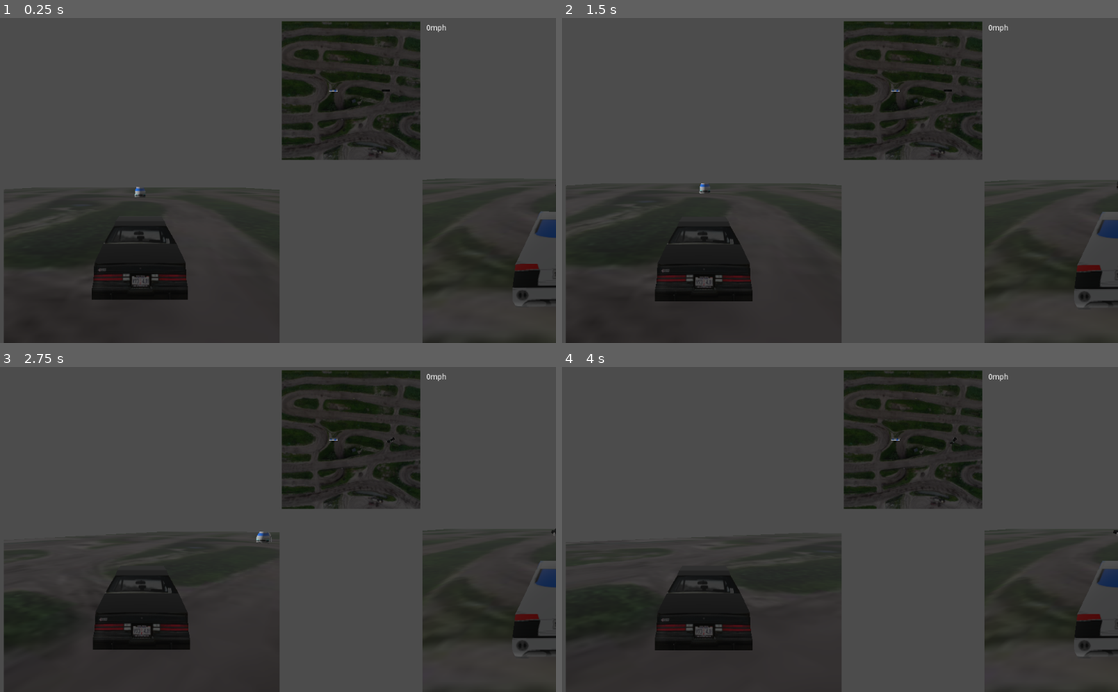
Above: before the commit, frames 1-4 (two rows, left to right).
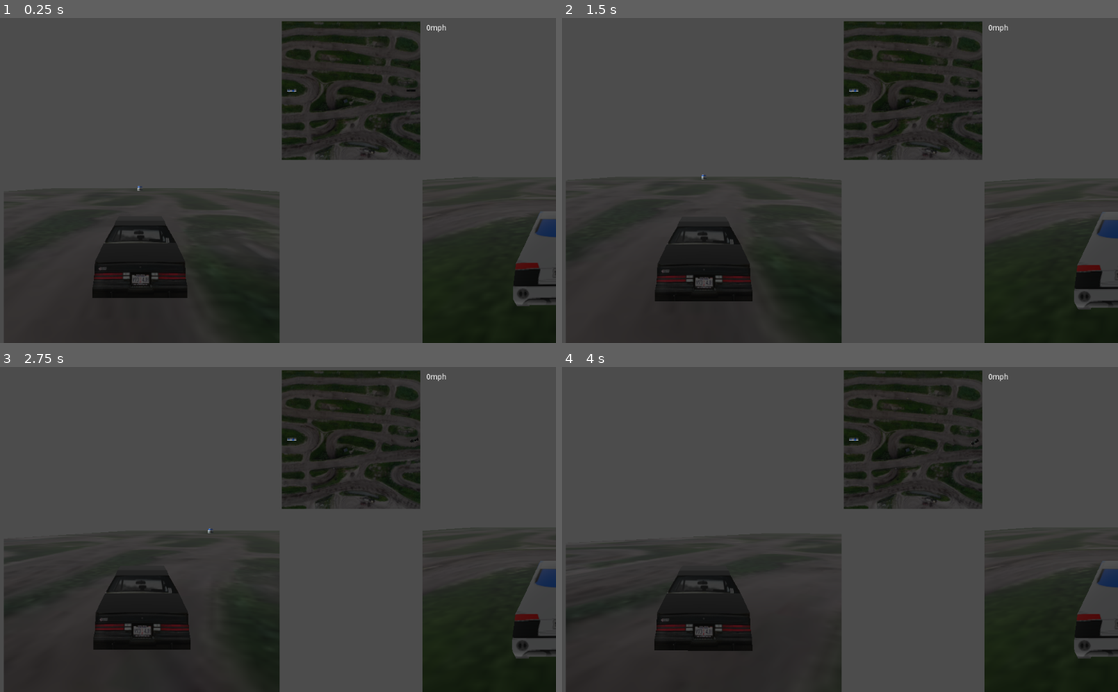
Above: after the commit, the same moments.

Repository: Dprosevski/CSCI438-Final
Game: Godot game, scene res://Final.tscn
The game is run twice, just before and just after one commit, with the same random seed, the same clock (stepped at 60 frames per second) and the same inputs.
Inputs:
- Up to frame 1 (0.25 s): no input
- Up to frame 2 (1.5 s): hold Right (move_right) 0.53-1.28 s; hold Down (move_down) from 1.28 s (still down)
- Up to frame 3 (2.75 s): release Down (move_down) at 2.03 s; hold Right (move_right) from 2.03 s (still down)
- Up to frame 4 (4 s): release Right (move_right) at 2.78 s; hold Up (move_up) 2.78-3.53 s; hold Left (move_left) from 3.53 s (still down)

The runs differ from the first frame. In frame 1, 7.2% of the frame differs, in the area x 7-100%, y 1-100%; in frame 2, 7.0%; in frame 3, 5.9%; in frame 4, 4.7%.

Commit message:
final commit, 2

Diff:
--- a/Car1.gd
+++ b/Car1.gd
@@ -2,9 +2,9 @@
 
 signal speedChange
 
-export var SPEED1 = 500
-export var initialPos = Vector3(0,0,0)
-export var hp1 = 1000
+export var SPEED1 = 200
+export var initialPos = Vector3(0,1,0)
+export var hp1 = 500
 
 var once = false
 
--- a/Car1.tscn
+++ b/Car1.tscn
@@ -105,7 +105,7 @@
 }
 
 [node name="VehicleBody" type="VehicleBody"]
-mass = 169.594
+mass = 54.6388
 continuous_cd = true
 contacts_reported = 1
 
@@ -125,12 +125,12 @@
 use_as_traction = true
 wheel_roll_influence = 0.01
 wheel_radius = 0.7
-wheel_friction_slip = 6.0
-suspension_travel = 0.5
+wheel_friction_slip = 10.0
+suspension_travel = 0.1
 suspension_stiffness = 60.0
 suspension_max_force = 8000.0
-damping_compression = 10.0
-damping_relaxation = 10.0
+damping_compression = 0.8
+damping_relaxation = 0.9
 
 [node name="Cylinder" type="MeshInstance" parent="backR"]
 transform = Transform( 2.80938e-07, -0.973, -1.05697e-07, -0.7, -3.90503e-07, -5.28485e-08, 5.28485e-08, 1.46919e-07, -0.7, -1.1011, 1.86768, 0 )
@@ -144,11 +144,11 @@
 wheel_roll_influence = 0.0
 wheel_radius = 0.7
 wheel_friction_slip = 80.0
-suspension_travel = 0.5
-suspension_stiffness = 40.0
+suspension_travel = 0.1
+suspension_stiffness = 80.0
 suspension_max_force = 8000.0
-damping_compression = 10.0
-damping_relaxation = 10.0
+damping_compression = 0.5
+damping_relaxation = 0.7
 
 [node name="Cylinder003" type="MeshInstance" parent="frontR"]
 transform = Transform( 2.80938e-07, -0.973, -1.05697e-07, -0.7, -3.90503e-07, -5.28485e-08, 5.28485e-08, 1.46919e-07, -0.7, -1.07656, 1.868, 0 )
@@ -160,12 +160,12 @@
 use_as_traction = true
 wheel_roll_influence = 0.01
 wheel_radius = 0.7
-wheel_friction_slip = 6.0
-suspension_travel = 0.5
+wheel_friction_slip = 10.0
+suspension_travel = 0.1
 suspension_stiffness = 60.0
 suspension_max_force = 8000.0
-damping_compression = 10.0
-damping_relaxation = 10.0
+damping_compression = 0.8
+damping_relaxation = 0.9
 
 [node name="Cylinder002" type="MeshInstance" parent="backL"]
 transform = Transform( -3.0598e-08, 0.973, 0, -0.7, -4.25312e-08, 0, 0, 0, 0.7, 1.03107, 1.868, 0 )
@@ -179,11 +179,11 @@
 wheel_roll_influence = 0.0
 wheel_radius = 0.7
 wheel_friction_slip = 80.0
-suspension_travel = 0.5
-suspension_stiffness = 40.0
+suspension_travel = 0.1
+suspension_stiffness = 80.0
 suspension_max_force = 8000.0
-damping_compression = 10.0
-damping_relaxation = 10.0
+damping_compression = 0.5
+damping_relaxation = 0.7
 
 [node name="Cylinder001" type="MeshInstance" parent="frontL"]
 transform = Transform( -3.0598e-08, 0.974, 0, -0.7, -4.25749e-08, 0, 0, 0, 0.7, 1.09833, 1.868, 0 )
--- a/Car2.gd
+++ b/Car2.gd
@@ -5,10 +5,10 @@
 signal speedChange
 signal timerChange
 
-export var SPEED2 = 500
-export var initialPos = Vector3(0,0,0)
-export var hp2 = 1000
-export var timer = 30
+export var SPEED2 = 300
+export var initialPos = Vector3(0,1,0)
+export var hp2 = 500
+export var timer = 30 #timer between hits
 
 var once = false
 
@@ -17,23 +17,24 @@
 var speed2 = 0
 var rot = 0
 
+
 func _physics_process(delta):
 	if (once == false):
 		initialPos = get_global_transform().origin
 
 		once = true
 
+	#var engineIdle = AudioStreamPlayer.new()
+	#self.add_child(engineIdle)
+	#engineIdle.stream = load("res://engineIdle.wav")
+	#engineIdle.play()
+
 	emit_signal("speedChange")
 	emit_signal("timerChange")
-
 
 	var need_speed = 0
 	var need_rot = 0
 
-
-	if (timer < 0):
-		get_tree().reload_current_scene()
-		print("Its a draw")
 
 	if Input.is_action_pressed("ui_left"):
 		need_rot = ROT
@@ -65,6 +66,11 @@
 
 
 func _on_car1_body_entered(body):
+	var collisionSlow = AudioStreamPlayer.new()
+	self.add_child(collisionSlow)
+	collisionSlow.stream = load("res://collisionSlow.wav")
+	collisionSlow.play()
+
 	timer = 30
 	if body.get_name() == "car2":
 		speed1 = get_parent().get_node("car1").speed
@@ -75,7 +81,7 @@
 			damage = speed2 - speed1
 			hp1 -= damage
 
-		if (speed2 < speed1):
+		if (speed1 > speed2):
 			print("car 1 is faster")
 			damage = speed1 - speed2
 			hp2 -= damage
@@ -83,5 +89,6 @@
 		#WINNER
 		print("car1 " + String(round(hp1)))
 		print("car2 " + String(round(hp2)))
-
+		get_parent().get_node("car1").hp1 = hp1
+		get_parent().get_node("car2").hp2 = hp2
 		emit_signal("hpChange")
--- a/Final.gd
+++ b/Final.gd
@@ -8,7 +8,10 @@
 
 
 func _ready():
-	pass
+	var bgMusic = AudioStreamPlayer.new()
+	self.add_child(bgMusic)
+	bgMusic.stream = load("res://bgMusic.wav")
+	bgMusic.play()
 
 
 func _process(delta):
--- a/Final.tscn
+++ b/Final.tscn
@@ -49,7 +49,7 @@
 material/0 = null
 
 [node name="car1" parent="." instance=ExtResource( 2 )]
-transform = Transform( -1.62921e-07, 0, 1, 0, 1, 0, -1, 0, -1.62921e-07, 30, 1, 0 )
+transform = Transform( -1.62921e-07, 0, 1, 0, 1, 0, -1, 0, -1.62921e-07, 70, 1.376, -0.023 )
 continuous_cd = false
 contact_monitor = true
 script = ExtResource( 3 )
@@ -58,7 +58,7 @@
 transform = Transform( 1, 0, 0, 0, 1, 0, 0, 0, 1, 0, 4, 14 )
 
 [node name="car2" parent="." instance=ExtResource( 1 )]
-transform = Transform( 1, 0, 0, 0, 1, 0, 0, 0, 1, -30, 1, 0 )
+transform = Transform( 1, 0, 0, 0, 1, 0, 0, 0, 1, -70, 1, 0 )
 continuous_cd = false
 contact_monitor = true
 script = ExtResource( 9 )
@@ -88,7 +88,7 @@
 
 [node name="InterpolatedCamera1" type="InterpolatedCamera" parent="Screen/car1/Viewport"]
 transform = Transform( -1.62921e-07, 0, -1, 0, 1, 0, 1, 0, -1.62921e-07, 0, 0, 0 )
-far = 200.0
+far = 400.0
 target = NodePath("../../../../car1/Spatial")
 speed = 100.0
 enabled = true
@@ -113,7 +113,7 @@
 render_target_update_mode = 3
 
 [node name="Camera" type="Camera" parent="Screen/minimap/Viewport"]
-transform = Transform( 1, 0, 0, 0, -1.62921e-07, 1, 0, -1, -1.62921e-07, -10, 120, 0 )
+transform = Transform( 1, 0, 0, 0, -1.62921e-07, 1, 0, -1, -1.62921e-07, 0, 120, 0 )
 far = 150.0
 
 [node name="car2" type="ViewportContainer" parent="Screen"]
@@ -130,7 +130,7 @@
 
 [node name="InterpolatedCamera2" type="InterpolatedCamera" parent="Screen/car2/Viewport"]
 transform = Transform( -1.62921e-07, 0, -1, 0, 1, 0, 1, 0, -1.62921e-07, 0, 0, 0 )
-far = 200.0
+far = 400.0
 target = NodePath("../../../../car2/Spatial")
 speed = 100.0
 enabled = true
@@ -142,23 +142,23 @@
 margin_bottom = 20.3917
 script = ExtResource( 8 )
 
-[node name="hp" type="ViewportContainer" parent="Screen"]
+[node name="stats" type="ViewportContainer" parent="Screen"]
 margin_left = 1283.0
 margin_right = 1283.0
 margin_bottom = 596.0
 
-[node name="hp" type="Label" parent="Screen/hp"]
+[node name="hp" type="Label" parent="Screen/stats"]
 margin_right = 40.0
 margin_bottom = 14.0
 script = ExtResource( 5 )
 
-[node name="timer" type="Label" parent="Screen/hp"]
+[node name="timer" type="Label" parent="Screen/stats"]
 margin_right = 40.0
 margin_bottom = 14.0
 valign = 1
 script = ExtResource( 10 )
 [connection signal="body_entered" from="car1" to="car2" method="_on_car1_body_entered"]
 [connection signal="speedChange" from="car1" to="Screen/car1/Viewport/speed1" method="_on_car1_speedChange"]
-[connection signal="hpChange" from="car2" to="Screen/hp/hp" method="_on_car2_hpChange"]
+[connection signal="hpChange" from="car2" to="Screen/stats/hp" method="_on_car2_hpChange"]
 [connection signal="speedChange" from="car2" to="Screen/car2/Viewport/speed2" method="_on_car2_speedChange"]
-[connection signal="timerChange" from="car2" to="Screen/hp/timer" method="_on_car2_timerChange"]
+[connection signal="timerChange" from="car2" to="Screen/stats/timer" method="_on_car2_timerChange"]
--- /dev/null
+++ b/HSlider.gd
@@ -0,0 +1 @@
+extends HSlider
--- /dev/null
+++ b/Node.gd
@@ -0,0 +1,10 @@
+extends Node
+
+
+func _ready():
+	#var bgMusic = AudioStreamPlayer.new()
+	#self.add_child(bgMusic)
+	#bgMusic.stream = load("res://bgMusic.wav")
+	#bgMusic.set_volume(0.5)
+	#bgMusic.play()
+	pass
--- /dev/null
+++ b/bgMusic.gd
@@ -0,0 +1,12 @@
+extends Spatial
+
+
+var bgMusic = AudioStreamPlayer.new()
+
+
+
+func _ready():
+	self.add_child(bgMusic)
+	bgMusic.stream = load("res://Imports/bgMusic.mp3")
+	bgMusic.play()
+	pass
--- a/hp.gd
+++ b/hp.gd
@@ -1,16 +1,16 @@
 extends Label
 
-func _ready():
-	text = "HP car 1:\n\nHP car 2:\n"
+func _ready():#initial hp
+	text = "HP car 1: \n500\n\nHP car 2: \n500\n"
 	pass
 
-func _on_car2_hpChange():
+func _on_car2_hpChange(): #function gets called on hp change
 	var hp1 = get_parent().get_parent().get_parent().get_node("car1").hp1
 	var hp2 = get_parent().get_parent().get_parent().get_node("car2").hp2
 	text = "HP car 1:\n" + String(round(hp1)) + "\nHP car 2:\n" + String(round(hp2))
 	var delay = Timer.new()
 
-	if (hp1 <= 0 || hp2 <= 0):
+	if (hp1 <= 0 || hp2 <= 0): #if any car reaches 0 hp
 		if (hp1 <= 0):
 			hp1 = 0
 			print("Player 2 is the winner!")
@@ -19,9 +19,19 @@
 			hp2 = 0
 			print("Player 1 is the winner!")
 			text = "Player 1 is \nthe winner!"
+
+		#play sound
+		var explosion = AudioStreamPlayer.new()
+		self.add_child(explosion)
+		explosion.stream = load("res://explosion.wav")
+		explosion.play()
+
+		#set 3 sec delay
 		delay.set_wait_time(3)
 		delay.set_one_shot(true)
 		self.add_child(delay)
 		delay.start()
 		yield(delay, "timeout")
+
+		#reset game
 		get_tree().reload_current_scene()
--- a/speed2.gd
+++ b/speed2.gd
@@ -1,4 +1,5 @@
 extends Label
+
 
 
 func _ready():
--- a/timer.gd
+++ b/timer.gd
@@ -1,6 +1,6 @@
 extends Label
 
-
+var delay = Timer.new()
 
 func _ready():
 	pass
@@ -9,3 +9,8 @@
 func _on_car2_timerChange():
 	var timer = get_parent().get_parent().get_parent().get_node("car2").timer
 	text = "\n\n\n\n\nTime left \nuntil next \nhit:\n" + String(round(timer))
+
+	if (timer < 0):
+		text = "Draw!"
+		print("Draw!")
+		get_tree().reload_current_scene()
Not shown, added: Imports/Engine-Idle.wav.import
Not shown, added: bgMusic.wav.import
Not shown, added: collisionSlow.wav.import
Not shown, added: engineIdle.wav.import
Not shown, added: explosion.wav.import
Not shown, added: bgMusic.wav
Not shown, added: collisionSlow.wav
Not shown, added: engineIdle.wav
Not shown, added: explosion.wav
